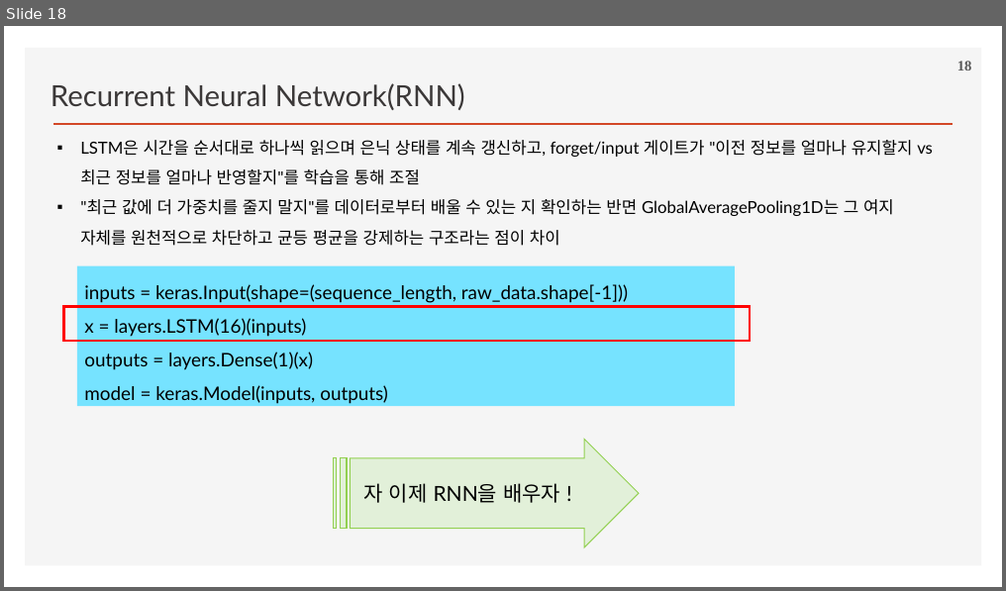
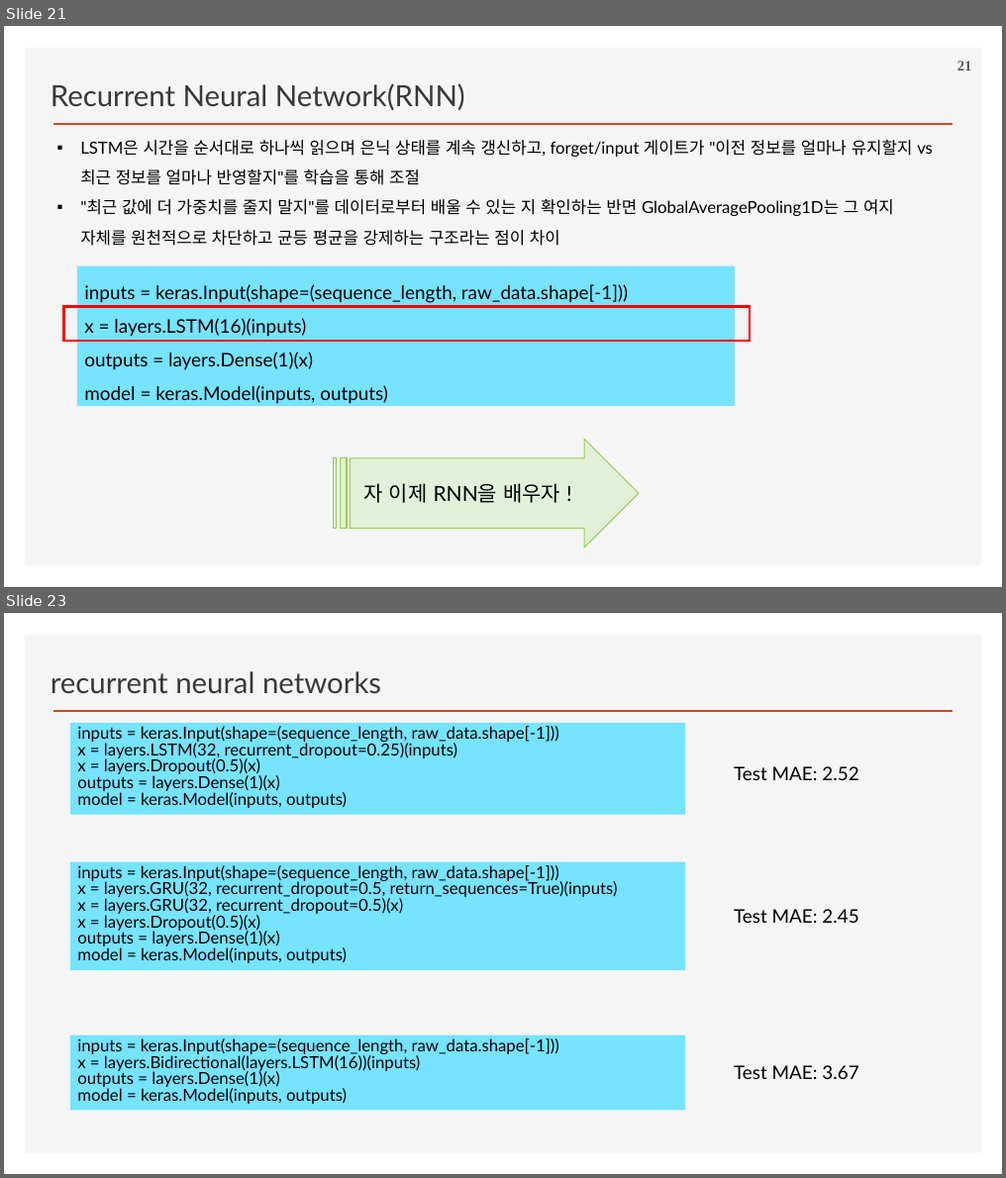
Before and after one commit to ancestor9/2026_Fall_Deep-Learning-with-Python, a slide deck: Chapter 13 Timeseries forecasting.pptx. Shown one above the other, each under a label of ours: slide 18 before the commit, slides 21 and 23 after it; the slides between them are not shown. The pictures are 1006x591 and 1006x1178 pixels, drawn with LibreOffice and Linux fonts; fonts in the diff are those of the drawing; background and template pictures are left out. Boxes give left, top, right and bottom in pixels: in the first picture for what was removed or moved away, otherwise in the second. Text is boxed around its words. In the diff, an @@ line names an element or a change of style, - is before the commit and + after.

```diff
--- a/Chapter 13 Timeseries forecasting.pptx
+++ b/Chapter 13 Timeseries forecasting.pptx
@@ slide 23 added at [4, 613, 1002, 1174], background #FFFFFF; not listed: 2 template elements that a slide beside it also shows @@
@@ text added at [51, 671, 381, 694], 28 pt, text #3B3838 @@
+recurrent neural networks
@@ rectangle added at [70, 723, 686, 815], fill #76E3FF, 16 pt, text #000000 @@
+inputs = keras.Input(shape=(sequence_length, raw_data.shape[-1]))
+x = layers.LSTM(32, recurrent_dropout=0.25)(inputs)
+x = layers.Dropout(0.5)(x)
+outputs = layers.Dense(1)(x)
+model = keras.Model(inputs, outputs)
@@ text added at [734, 766, 858, 780], 18 pt, text #000000 @@
+Test MAE: 2.52
@@ rectangle added at [70, 862, 686, 970], fill #76E3FF, 16 pt, text #000000 @@
+inputs = keras.Input(shape=(sequence_length, raw_data.shape[-1]))
+x = layers.GRU(32, recurrent_dropout=0.5, return_sequences=True)(inputs)
+x = layers.GRU(32, recurrent_dropout=0.5)(x)
+x = layers.Dropout(0.5)(x)
+outputs = layers.Dense(1)(x)
+model = keras.Model(inputs, outputs)
@@ text added at [734, 909, 858, 923], 18 pt, text #000000 @@
+Test MAE: 2.45
@@ rectangle added at [70, 1035, 686, 1110], fill #76E3FF, 16 pt, text #000000 @@
+inputs = keras.Input(shape=(sequence_length, raw_data.shape[-1]))
+x = layers.Bidirectional(layers.LSTM(16))(inputs)
+outputs = layers.Dense(1)(x)
+model = keras.Model(inputs, outputs)
@@ text added at [734, 1065, 858, 1079], 18 pt, text #000000 @@
+Test MAE: 3.67
@@ what was slide 18 is now slide 21 @@
@@ page number at [957, 61, 972, 71]: text changed @@
-18
+21
```
Also in this commit, not shown: 16 slides changed, 4 other slides added.
